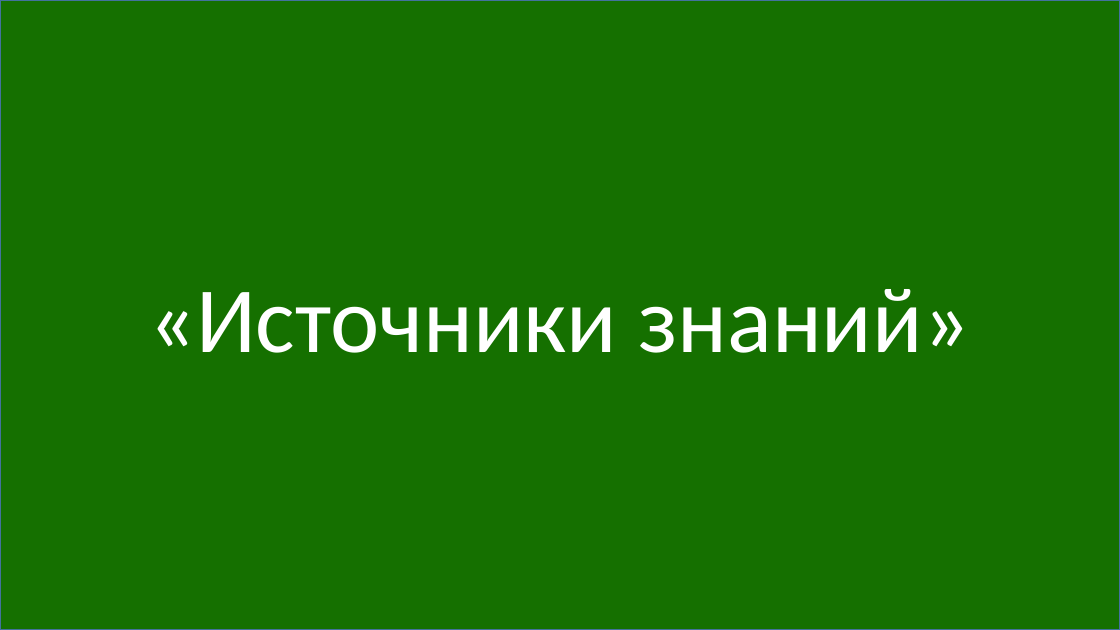
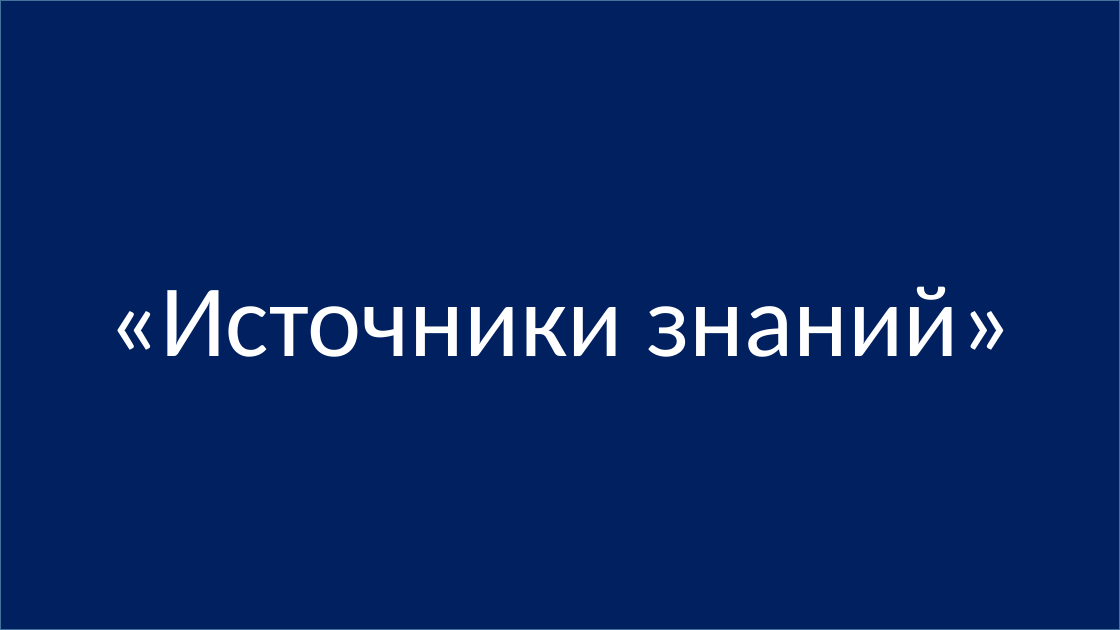
Before and after one commit to js-10-ort-dnipro/lesson01, a slide deck: slide 56 of lesson01.pptx. Drawn at 1120x630 pixels with LibreOffice and Linux fonts; fonts in the diff are those of the drawing. Boxes give left, top, right and bottom in pixels: in the first picture for what was removed or moved away, otherwise in the second. Text is boxed around its words. In the diff, an @@ line names an element or a change of style, - is before the commit and + after.

```diff
--- a/lesson01.pptx
+++ b/lesson01.pptx
@@ rectangle "«Источники знаний»" at bbox=[0, 0, 1120, 630]: size 80 to 88 pt; fill #157000 to #002060 @@
```
Also in this commit, not shown: 15 other slides changed, 1 other file.
